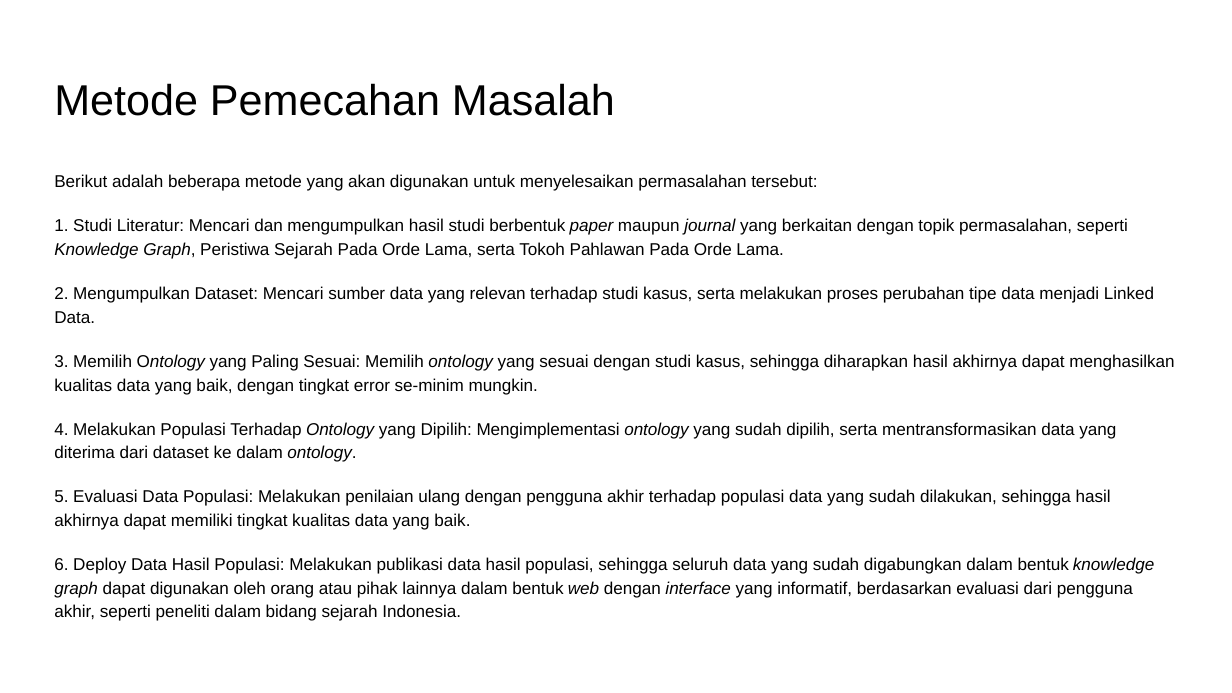
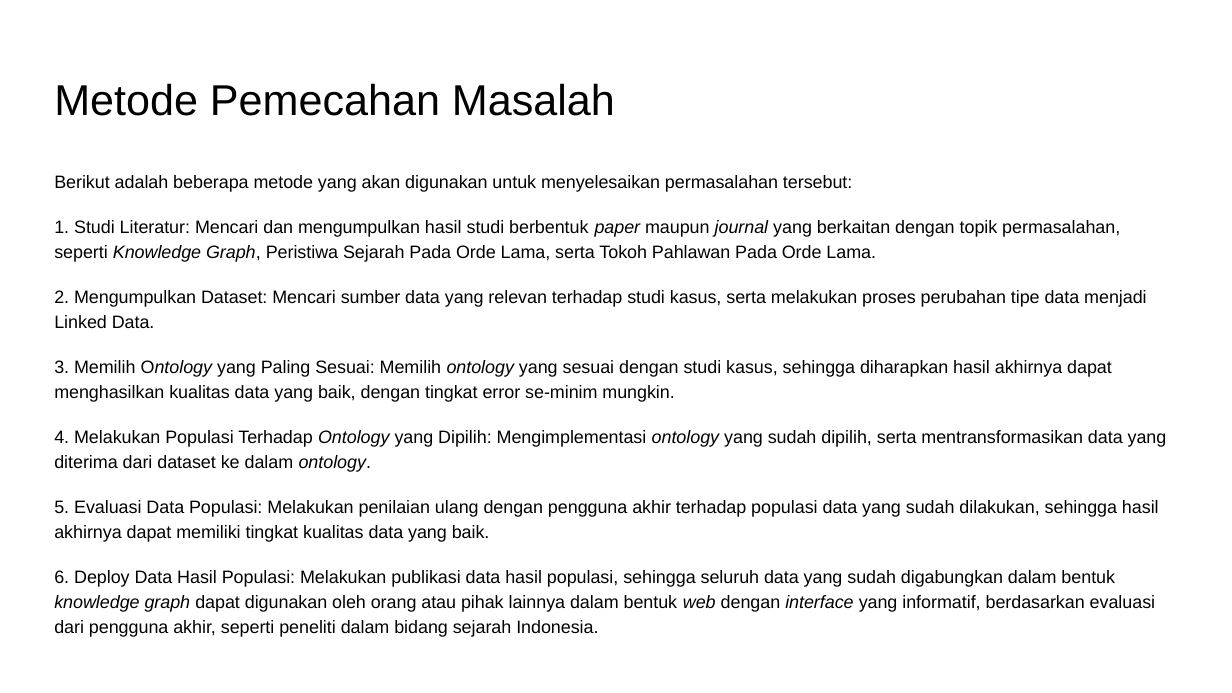
Before and after one commit to rcsenlia/Ontologi-Sejarah-Indonesia, a slide deck: slide 5 of MichaelDawBalma/Proposal TA - Michael Daw Balma - 2006520746.pptx. Drawn at 1232x693 pixels with LibreOffice and Linux fonts; fonts in the diff are those of the drawing. Boxes give left, top, right and bottom in pixels: in the first picture for what was removed or moved away, otherwise in the second. Text is boxed around its words. In the diff, an @@ line names an element or a change of style, - is before the commit and + after.

```diff
--- a/MichaelDawBalma/Proposal TA - Michael Daw Balma - 2006520746.pptx
+++ b/MichaelDawBalma/Proposal TA - Michael Daw Balma - 2006520746.pptx
@@ text "Berikut adalah beberapa metode yang ..." at (54,175,1167,637): size 10 to 10.5 pt @@
```
Also in this commit, not shown: 3 other slides changed.
